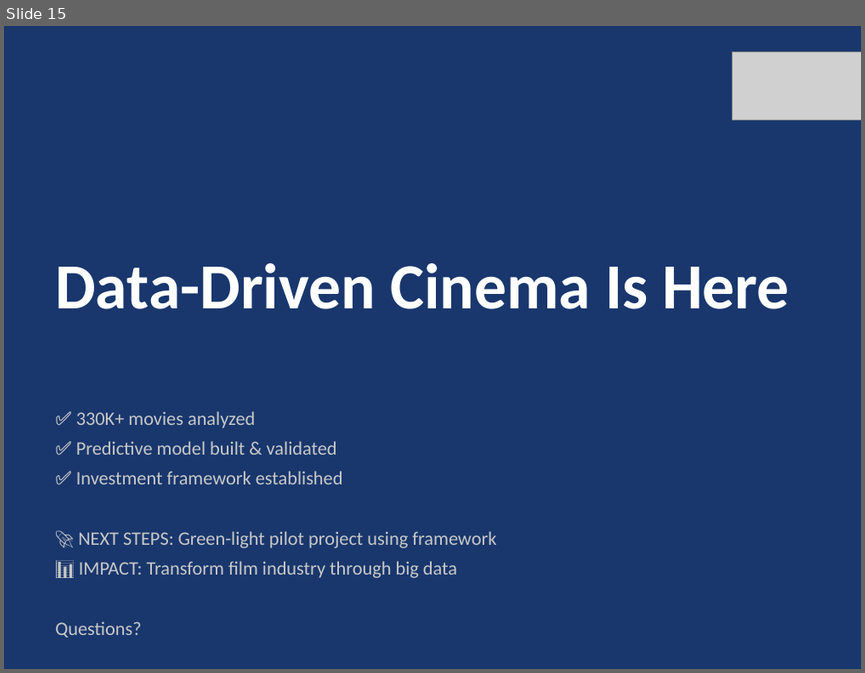
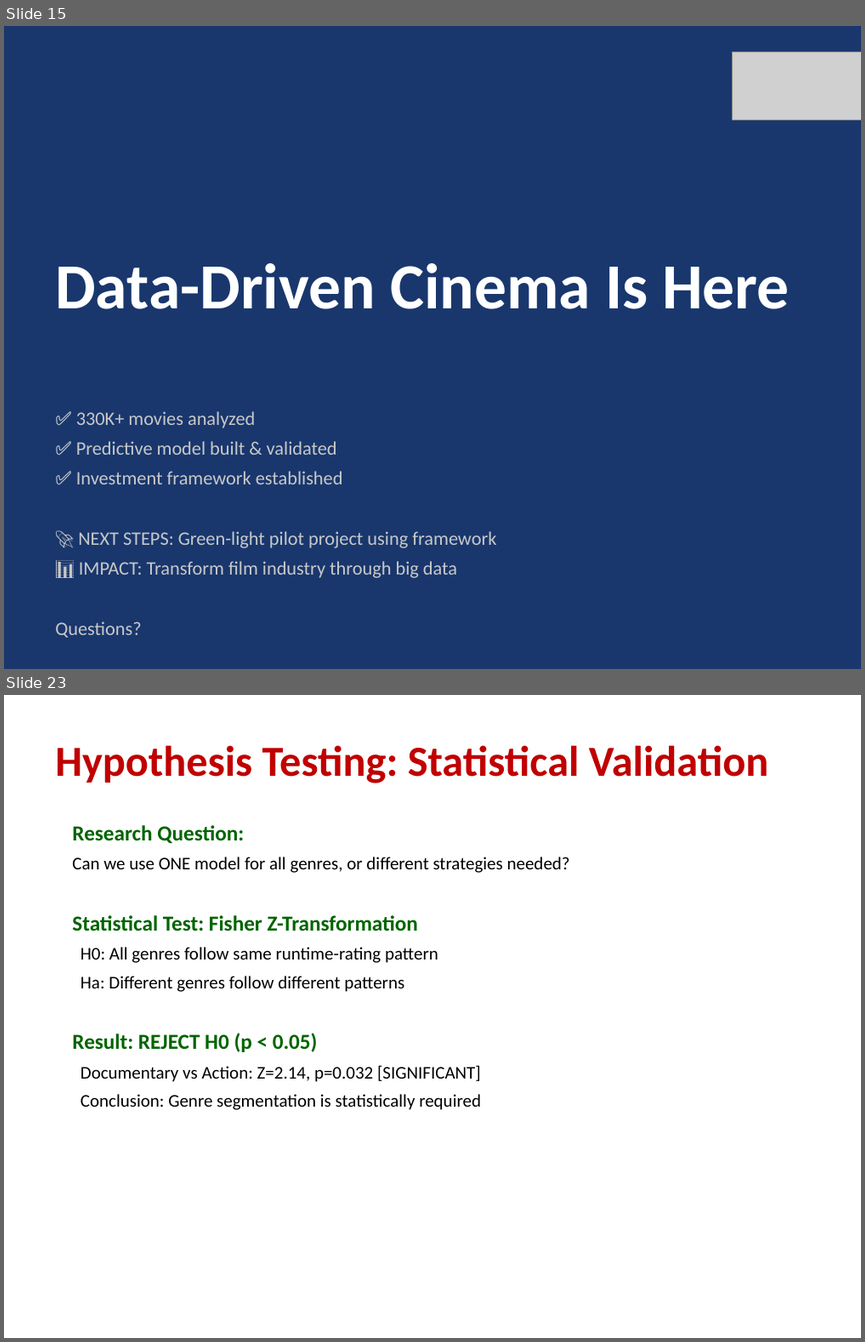
Before and after one commit to horacefonseca/bigdata_imdb_businesscase, a slide deck: presentation/IMDb_Business_Case_Presentation.pptx. Shown one above the other, each under a label of ours: slide 15 before the commit, slides 15 and 23 after it; the slides between them are not shown. The pictures are 865x673 and 865x1342 pixels, drawn with LibreOffice and Linux fonts; fonts in the diff are those of the drawing; grey boxes stand for pictures. Boxes give left, top, right and bottom in pixels: in the first picture for what was removed or moved away, otherwise in the second. Text is boxed around its words. In the diff, an @@ line names an element or a change of style, - is before the commit and + after.

```diff
--- a/presentation/IMDb_Business_Case_Presentation.pptx
+++ b/presentation/IMDb_Business_Case_Presentation.pptx
@@ slide 23 added at [4, 695, 861, 1338], background #FFFFFF @@
@@ text added at [55, 745, 769, 783], 36 pt, text #C00000, bold @@
+Hypothesis Testing: Statistical Validation
@@ text added at [72, 825, 570, 1110], 15 pt, text #000000 @@
+Research Question:
+Can we use ONE model for all genres, or different strategies needed?
+Statistical Test: Fisher Z-Transformation
+H0: All genres follow same runtime-rating pattern
+Ha: Different genres follow different patterns
+Result: REJECT H0 (p < 0.05)
+Documentary vs Action: Z=2.14, p=0.032 [SIGNIFICANT]
+Conclusion: Genre segmentation is statistically required
```
Also in this commit, not shown: 19 other slides added, 38 other files.
